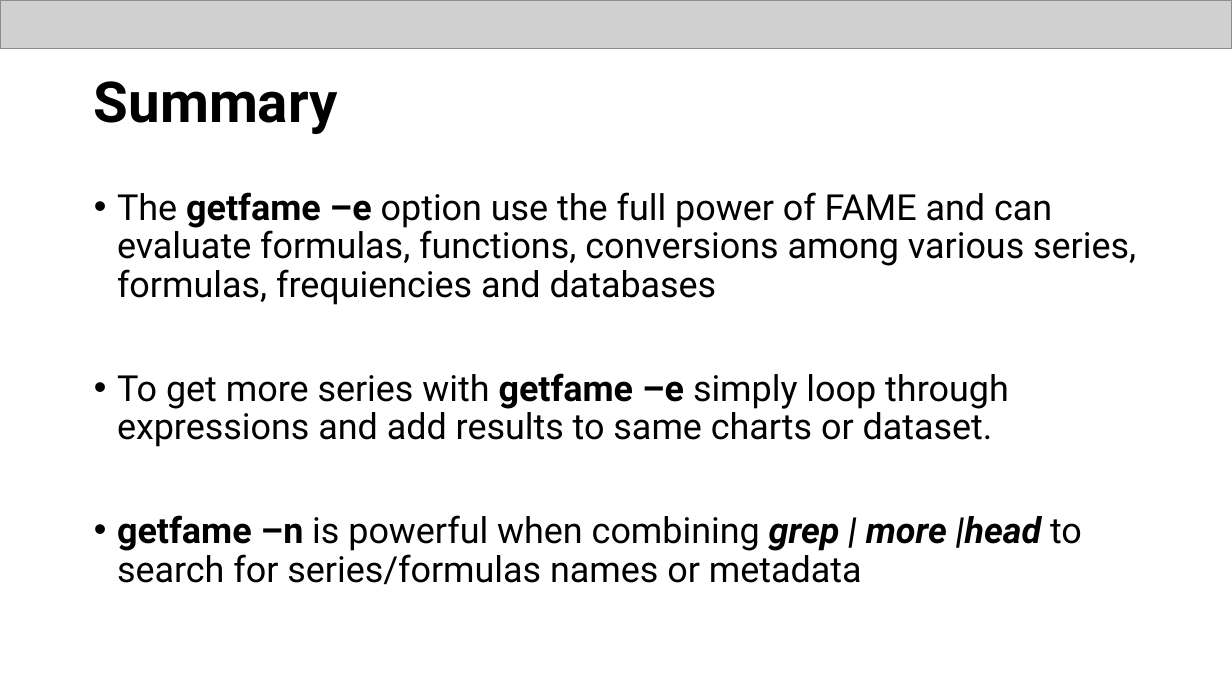
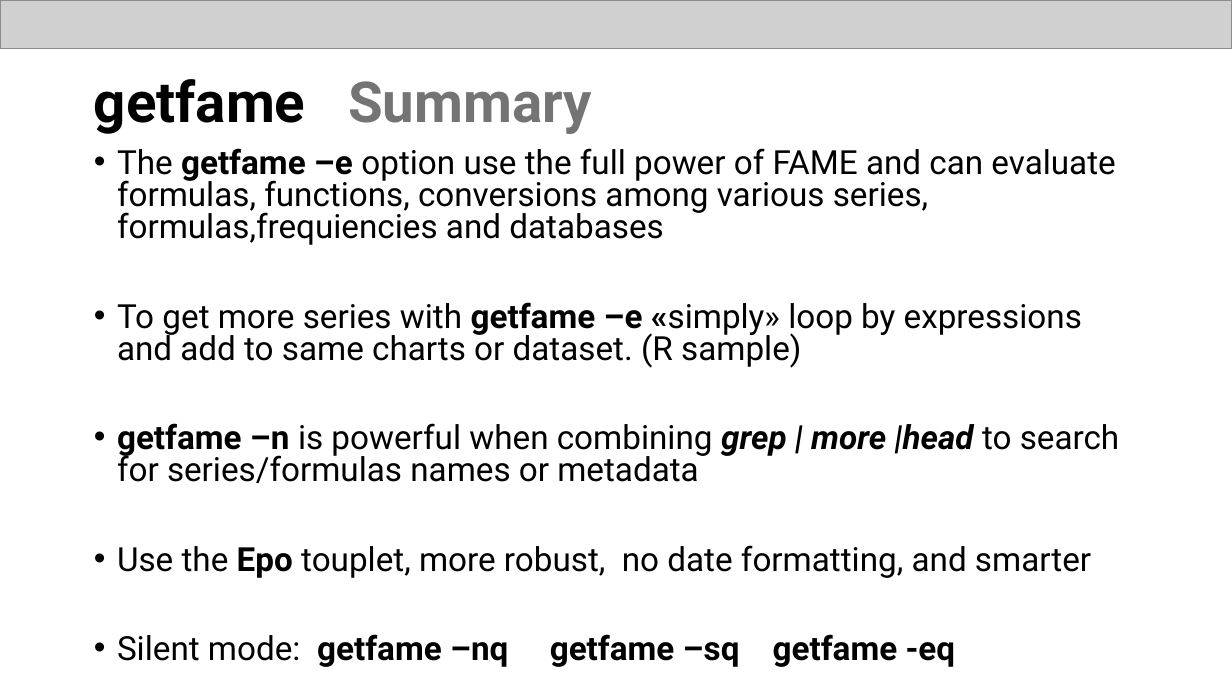
Before and after one commit to eriksoeb/getfame, a slide deck: slide 15 of getfame.pptx. Drawn at 1232x693 pixels with LibreOffice and Linux fonts; fonts in the diff are those of the drawing; grey boxes stand for pictures. Boxes give left, top, right and bottom in pixels: in the first picture for what was removed or moved away, otherwise in the second. Text is boxed around its words. In the diff, an @@ line names an element or a change of style, - is before the commit and + after.

```diff
--- a/getfame.pptx
+++ b/getfame.pptx
@@ title at bbox=[94, 79, 592, 134]: text changed @@
-Summary
+getfame Summary
@@ text "The getfame –e option use ...": place and size @@
-text "The getfame –e option use ..." at bbox=[117, 192, 1136, 585]
+text "The getfame –e option use ..." at bbox=[117, 148, 1120, 667]
@@ text at bbox=[117, 148, 1115, 368]: text changed; size 28 to 25.9 pt @@
-• The getfame –e option use the full power of FAME and can evaluate formulas, functions, conversions among various series, formulas, frequiencies and databases
-• To get more series with getfame –e simply loop through expressions and add results to same charts or dataset.
+• The getfame –e option use the full power of FAME and can evaluate formulas, functions, conversions among various series, formulas,frequiencies and databases
+• To get more series with getfame –e «simply» loop by expressions and add to same charts or dataset. (R sample)
@@ text at bbox=[117, 423, 1120, 483]: size 28 to 25.9 pt in "getfame –n is powerful when combining grep ..."; line spacing 0.9 to 0.8 @@
@@ text at bbox=[117, 545, 1091, 667]: paragraphs added @@
+• Use the Epo touplet, more robust, no date formatting, and smarter
+• Silent mode: getfame –nq getfame –sq getfame -eq
```
Also in this commit, not shown: 12 other slides changed, 2 slides added, 3 slides removed, 1 other file.
